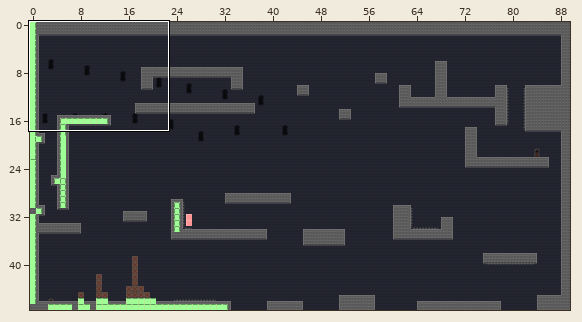
An edit to a level. Tiled map, Output/Assets/Maps/MapaLvl2.tmx. Above, an overview of the earlier version with the close-up marked.
Close-up. Earlier state:
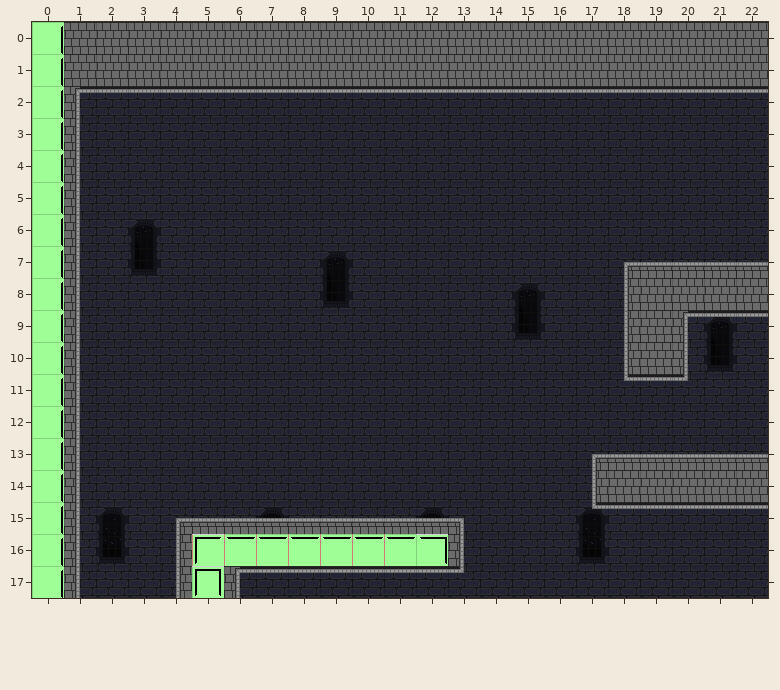
Cells are 32x32 px. Shown: x 0..22, y 0..17. The commit also changed other parts of the map, which this record leaves out.
After:
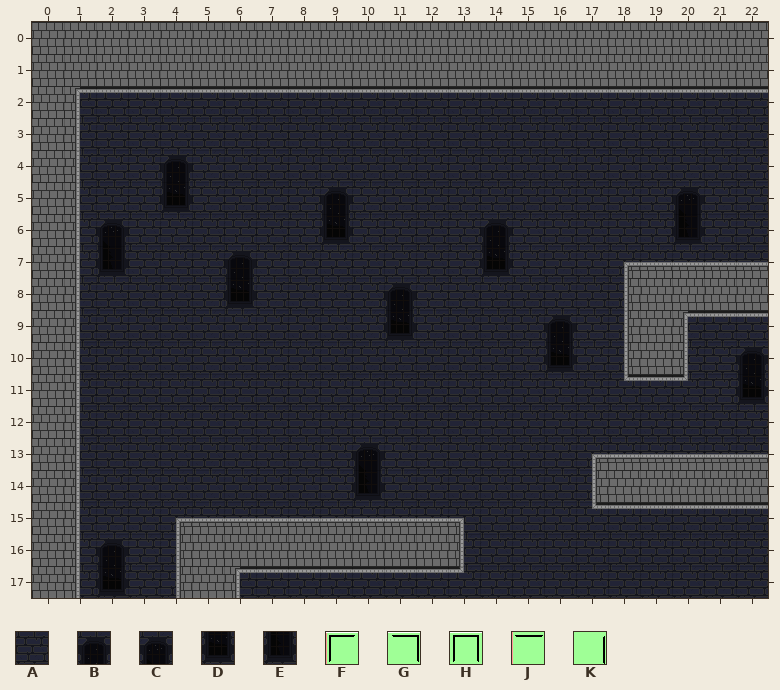
Key: from "Castle assets": A 70, B 90, C 91, D 100, E 101; from "MapMetadata": F 1, G 2, H 5, J 7, K 10.
_ is an empty cell, . an unchanged one.
The exact change:
--- layer "Decoracion"
@@ x 2..22 @@
- 4 .._..................
- 5 ..A....A..........A..
- 6 AC.....A....A.....A..
- 7 AE..A..C....A........
- 8 ....A..E.A...C.......
- 9 .........A...E_....C.
-10 .............._....E_
-11 ...................._
+ 4 ..B..................
+ 5 ..D....B..........C..
+ 6 CA.....D....B.....E..
+ 7 E_..B..A....D........
+ 8 ....D..A.B...A.......
+ 9 .........D...AB...._.
+10 ..............D...._B
+11 ....................D
@@ x 2..17 @@
-13 ........_.......
-14 ........A.......
-15 B....B....B....B
-16 D..............D
-17 _...............
+13 ........C.......
+14 ........E.......
+15 _...._...._...._
+16 B.............._
+17 D...............
--- layer "Collision" (now hidden)
@@ x 0..12 @@
- 0 K............
- 1 K............
- 2 K............
- 3 K............
- 4 K............
- 5 K............
- 6 K............
- 7 K............
- 8 K............
- 9 K............
-10 K............
-11 K............
-12 K............
-13 K............
-14 K............
-15 K............
-16 K....FJJJJJJG
-17 K....H.......
+ 0 _............
+ 1 _............
+ 2 _............
+ 3 _............
+ 4 _............
+ 5 _............
+ 6 _............
+ 7 _............
+ 8 _............
+ 9 _............
+10 _............
+11 _............
+12 _............
+13 _............
+14 _............
+15 _............
+16 _....________
+17 _...._.......
